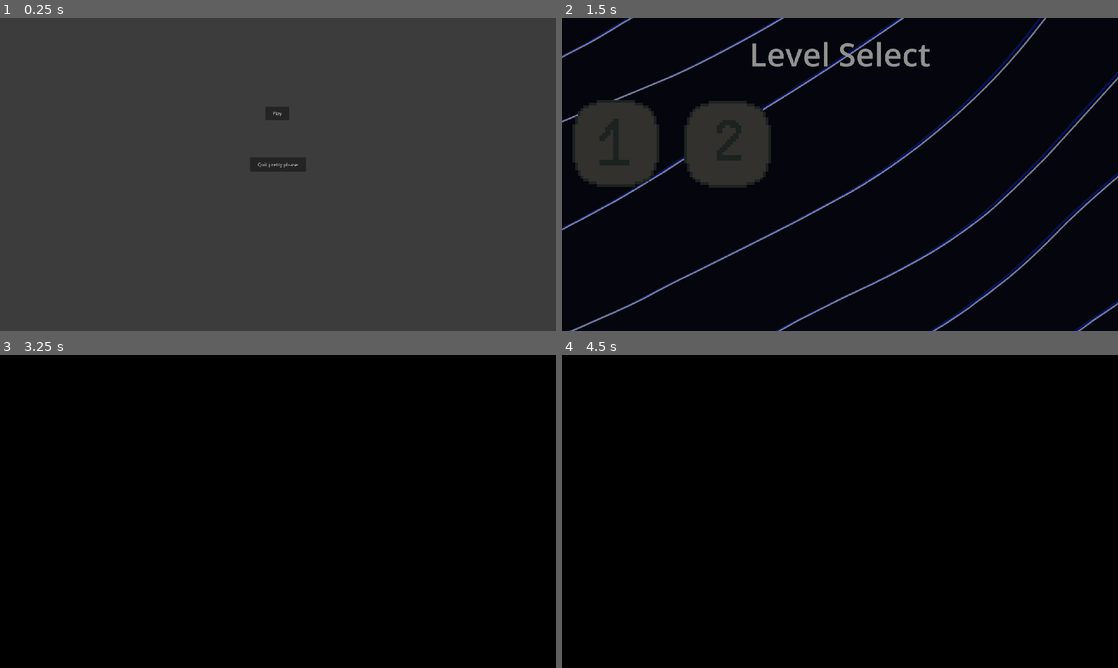
Above: before the commit, frames 1-4 (two rows, left to right).
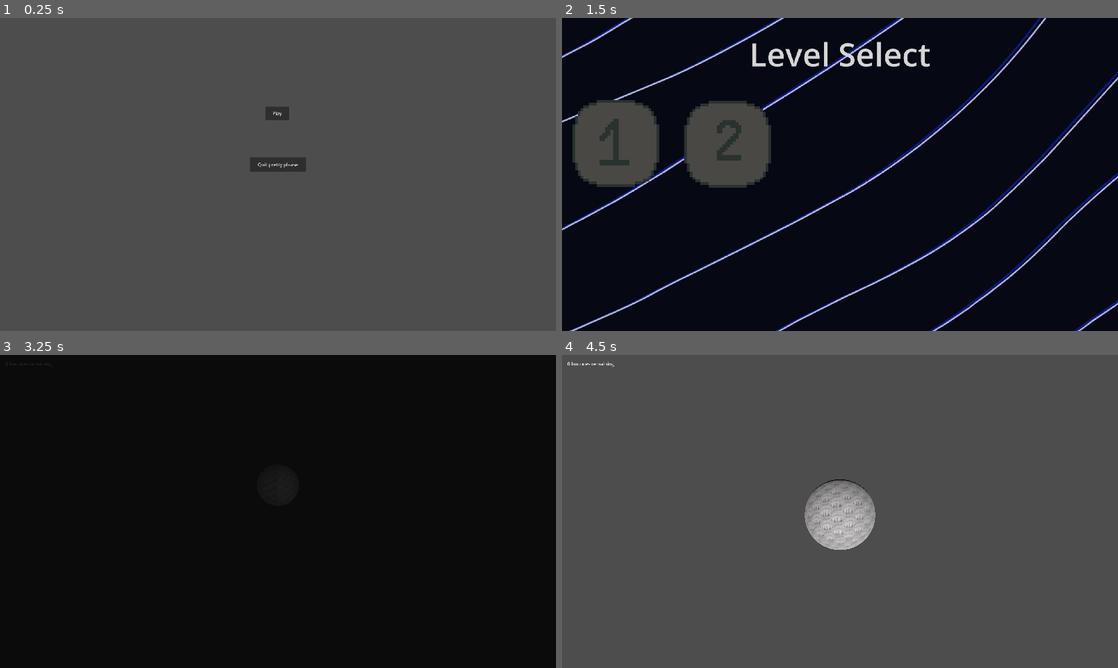
Above: after the commit, the same moments.

Repository: boredchef/bounce-back
Game: Godot game, scene res://Function Scenes (Menu, UI, etc)/Menu/menu.tscn
The game is run twice, just before and just after one commit, with the same random seed, the same clock (stepped at 60 frames per second) and the same inputs.
Inputs (mouse positions are in pixels of both pictures, inside the frame that each line leads up to):
- Up to frame 1 (0.25 s): no input
- Up to frame 2 (1.5 s): click "Play" at 0.5 s; click (617, 143) at 1.25 s
- Up to frame 3 (3.25 s): hold D (Right) 2.03-2.78 s; tap Enter at 2.75 s; hold S (Down) from 2.78 s (still down)
- Up to frame 4 (4.5 s): release S (Down) at 3.53 s; hold D (Right) 3.53-4.28 s; hold W (Up) from 4.28 s (still down)

The runs differ from the first frame. In frame 1, less than 0.1% of the frame differs, in the area x 46-54%, y 30-48%; in frame 2, 4.4%; in frame 3, 0.3%; in frame 4, 100%, in the area x 0-100%, y 0-100%.

Commit message:
die bugfix

Diff:
--- a/bounce-back/Autoloads/GameController.gd
+++ b/bounce-back/Autoloads/GameController.gd
@@ -11,7 +11,7 @@
 	pass
 
 func die():
-	SceneLoader.transition_to_scene(current_scene)
+	#SceneLoader.transition_to_scene(current_scene)
 	pass
 
 func _process(_delta: float) -> void:
--- /dev/null
+++ b/bounce-back/Elements/Trampoline on God/lava.tscn
@@ -0,0 +1,28 @@
+[gd_scene format=3 uid="uid://b8gsngfeph8cp"]
+
+[ext_resource type="Script" path="res://lava.gd" id="1_0jvjh"]
+[ext_resource type="Texture2D" path="res://Levels/lava-magma-with-stones-in-cartoon-style-seamless-pattern-background-eruption-effect-landscape-texture-design-illustration-vector.jpg" id="2_t278e"]
+
+[sub_resource type="WorldBoundaryShape3D" id="WorldBoundaryShape3D_tb2w5"]
+
+[sub_resource type="StandardMaterial3D" id="StandardMaterial3D_w76ts"]
+albedo_texture = ExtResource("2_t278e")
+uv1_triplanar = true
+
+[sub_resource type="PlaneMesh" id="PlaneMesh_2x12f"]
+material = SubResource("StandardMaterial3D_w76ts")
+size = Vector2(400, 400)
+
+[node name="Lava" type="Node3D" unique_id=1199304911]
+script = ExtResource("1_0jvjh")
+
+[node name="Area3D" type="Area3D" parent="." unique_id=942259572]
+
+[node name="CollisionShape3D" type="CollisionShape3D" parent="Area3D" unique_id=1071985014]
+shape = SubResource("WorldBoundaryShape3D_tb2w5")
+debug_color = Color(0.8542521, 0.36923906, 0, 0.41960785)
+
+[node name="MeshInstance3D" type="MeshInstance3D" parent="Area3D/CollisionShape3D" unique_id=1112091430]
+mesh = SubResource("PlaneMesh_2x12f")
+
+[connection signal="body_entered" from="Area3D" to="." method="_on_area_3d_body_entered"]
--- /dev/null
+++ b/bounce-back/Levels/level_10.tscn
@@ -0,0 +1,21 @@
+[gd_scene format=3 uid="uid://dhoocaj3jd7uf"]
+
+[ext_resource type="PackedScene" uid="uid://dpyakersvlvjj" path="res://Elements/Player/player.tscn" id="1_s60kp"]
+[ext_resource type="PackedScene" uid="uid://b8gsngfeph8cp" path="res://Elements/Trampoline on God/lava.tscn" id="2_iqjs3"]
+
+[sub_resource type="WorldBoundaryShape3D" id="WorldBoundaryShape3D_tb2w5"]
+
+[node name="Level10" type="Node3D" unique_id=1054611165]
+
+[node name="Player" parent="." unique_id=526610686 instance=ExtResource("1_s60kp")]
+transform = Transform3D(1, 0, 0, 0, 1, 0, 0, 0, 1, 0, 1.5283334, 0)
+
+[node name="Lava" parent="." unique_id=1199304911 instance=ExtResource("2_iqjs3")]
+
+[node name="Camera3D" type="Camera3D" parent="." unique_id=273959627]
+transform = Transform3D(1, 0, 0, 0, 1, 0, 0, 0, 1, 0, 1.1627378, 7.3609214)
+
+[node name="StaticBody3D" type="StaticBody3D" parent="." unique_id=2075094306]
+
+[node name="CollisionShape3D" type="CollisionShape3D" parent="StaticBody3D" unique_id=39013375]
+shape = SubResource("WorldBoundaryShape3D_tb2w5")
--- /dev/null
+++ b/bounce-back/scene_loader.tscn
@@ -0,0 +1,55 @@
+[gd_scene format=3 uid="uid://do8i31yp3gykj"]
+
+[ext_resource type="Script" path="res://scene_loader.gd" id="1_6wayg"]
+
+[sub_resource type="Animation" id="Animation_qelyj"]
+resource_name = "Fade to Black"
+tracks/0/type = "value"
+tracks/0/imported = false
+tracks/0/enabled = true
+tracks/0/path = NodePath("CanvasLayer/ColorRect:color")
+tracks/0/interp = 1
+tracks/0/loop_wrap = true
+tracks/0/keys = {
+"times": PackedFloat32Array(0, 1),
+"transitions": PackedFloat32Array(1, 1),
+"update": 0,
+"values": [Color(0, 0, 0, 0), Color(0, 0, 0, 1)]
+}
+
+[sub_resource type="Animation" id="Animation_f3tc2"]
+length = 0.001
+tracks/0/type = "value"
+tracks/0/imported = false
+tracks/0/enabled = true
+tracks/0/path = NodePath("CanvasLayer/ColorRect:color")
+tracks/0/interp = 1
+tracks/0/loop_wrap = true
+tracks/0/keys = {
+"times": PackedFloat32Array(0),
+"transitions": PackedFloat32Array(1),
+"update": 0,
+"values": [Color(0, 0, 0, 0)]
+}
+
+[sub_resource type="AnimationLibrary" id="AnimationLibrary_wcfjc"]
+_data = {
+&"Fade to Black": SubResource("Animation_qelyj"),
+&"RESET": SubResource("Animation_f3tc2")
+}
+
+[node name="scene_loader" type="Node2D" unique_id=571933211]
+script = ExtResource("1_6wayg")
+
+[node name="AnimationPlayer" type="AnimationPlayer" parent="." unique_id=1871822145]
+libraries/ = SubResource("AnimationLibrary_wcfjc")
+
+[node name="CanvasLayer" type="CanvasLayer" parent="." unique_id=1234669470]
+
+[node name="AnimatedSprite2D" type="AnimatedSprite2D" parent="CanvasLayer" unique_id=1664872228]
+
+[node name="ColorRect" type="ColorRect" parent="CanvasLayer" unique_id=1817026628]
+offset_right = 1920.0
+offset_bottom = 1080.0
+mouse_filter = 2
+color = Color(0, 0, 0, 0)
